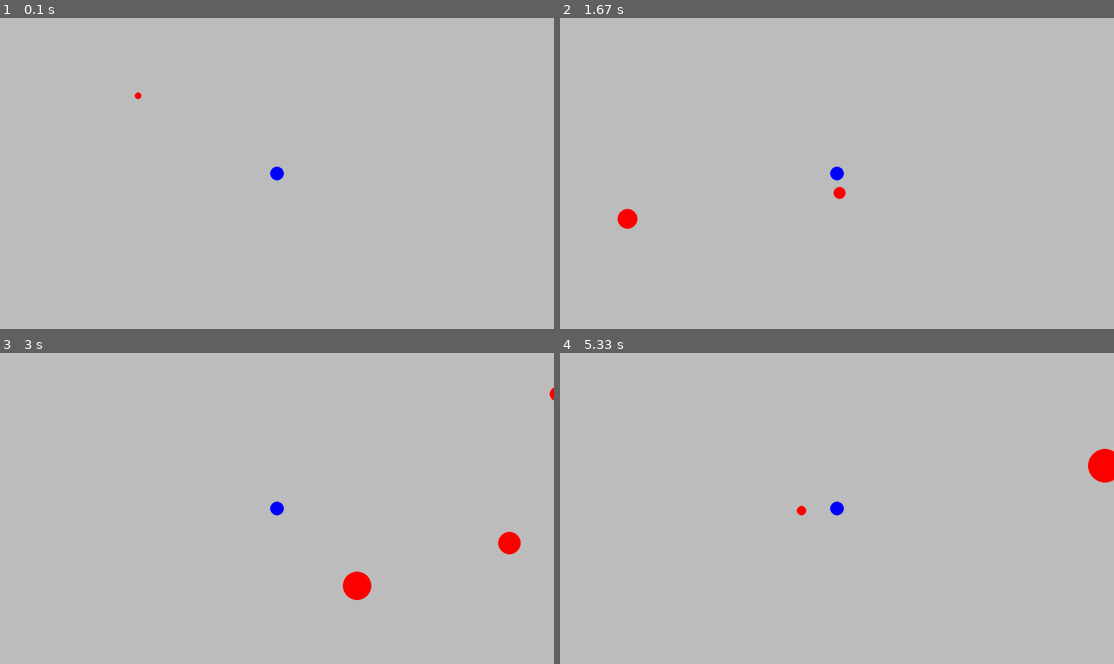
Above: before the commit, frames 1-4 (two rows, left to right).
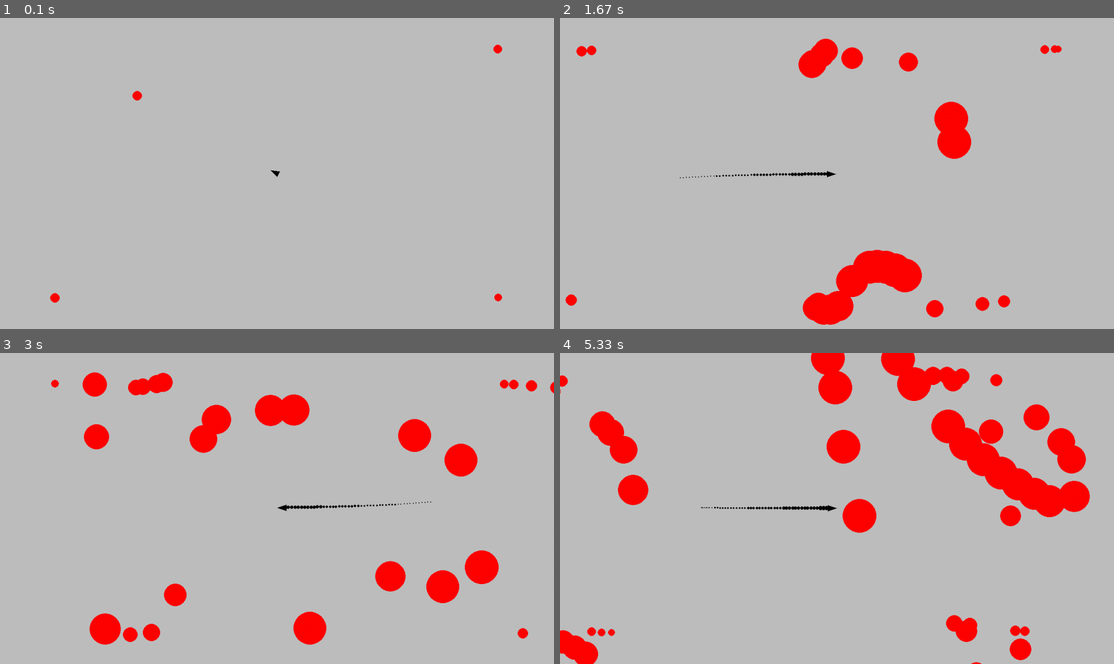
Above: after the commit, the same moments.

Repository: Helix128/PyGameTest
Game: pygame game, started from main.py
Two runs of this game, one before a commit and one after it. Both use one fixed random seed, a clock stepped at 60 frames per second and the inputs below.
Inputs (mouse positions are in pixels of both pictures, inside the frame that each line leads up to):
- Up to frame 1 (0.1 s): no input
- Up to frame 2 (1.67 s): hold D 0.33-0.8 s; move the mouse to (814, 185) at 0.37 s; hold W 0.83-1.13 s; hold D 1.17-1.63 s
- Up to frame 3 (3 s): hold A 1.67-2.2 s; hold S 2.23-2.53 s; hold A 2.57-2.97 s
- Up to frame 4 (5.33 s): hold W 3-3.37 s; hold D 3.4-4.03 s; hold S 4.07-4.43 s; hold A 4.47-4.93 s; hold D from 4.97 s (still down)

The runs differ from the first frame. In frame 1, 0.2% of the frame differs, in the area x 9-91%, y 8-92%; in frame 2, 5.4%; in frame 3, 7.6%; in frame 4, 11%, in the area x 0-100%, y 0-100%.

Commit message:
jueguito exótico

Diff:
--- a/main.py
+++ b/main.py
@@ -1,6 +1,25 @@
 import pygame
 import random
 import math
+import pygame.math
+from pygame.locals import *
+
+import pygame
+from math import sin, cos, pi, radians
+from sys import exit as _exit
+
+def rotate_triangle(center, scale, mouse_pos):
+
+    vMouse  = pygame.math.Vector2(mouse_pos)
+    vCenter = pygame.math.Vector2(center)
+    angle   = pygame.math.Vector2().angle_to(vMouse - vCenter)
+
+    points = [(-0.5, -0.866), (-0.5, 0.866), (2.0, 0.0)]
+    rotated_point = [pygame.math.Vector2(p).rotate(angle) for p in points]
+
+    triangle_points = [(vCenter + p*scale) for p in rotated_point]
+    return triangle_points
+
 
 pygame.init()
 screen = pygame.display.set_mode((1280, 720))
@@ -19,7 +38,20 @@
 directions = [pygame.Vector2(-1,-1)]
 lifetime = [0]
 id = [0]
+cId = 0
 
+pdirection = pygame.Vector2(0,0)
+trails = [pygame.Vector2(screen.get_width(),0)]
+
+px= center.x
+py = center.y
+
+
+speed = 900
+
+respawnTimer = -1
+
+velocity = pygame.Vector2(0,0)
 while running:
 
     for event in pygame.event.get():
@@ -28,28 +60,61 @@
 
 
     screen.fill("gray")
-
-    pygame.draw.circle(screen,"blue",center,16)
-
-    keys = pygame.key.get_pressed()
-    if keys[pygame.K_w]:
-        playerPos.y -= 300 * deltaTime
-    if keys[pygame.K_s]:
-        playerPos.y += 300 * deltaTime
-    if keys[pygame.K_a]:
-        playerPos.x -= 300 * deltaTime
-    if keys[pygame.K_d]:
-        playerPos.x += 300 * deltaTime
+    mouse_position = pygame.mouse.get_pos()
 
 
+    px = pygame.math.lerp(px,center.x+velocity.x*3,min(deltaTime*5,1))
+    py = pygame.math.lerp(py,center.y+velocity.y*3,min(deltaTime*5,1))
+    playerRect = Rect(px,py,9,9)
+    if velocity.x!=0 or velocity.y!=0:
+        pdirection = (center.x-velocity.x*100,center.y-velocity.y*100)
+
+    points = rotate_triangle((px,py), 8, pdirection)
+    oldPos = pygame.Vector2(playerPos.x,playerPos.y)
+    if respawnTimer<=0:
+        pygame.draw.polygon(screen, (0,0,0), points)
+        keys = pygame.key.get_pressed()
+        if keys[pygame.K_w]:
+           playerPos.y -= speed * deltaTime
+        if keys[pygame.K_s]:
+            playerPos.y += speed * deltaTime
+        if keys[pygame.K_a]:
+            playerPos.x -= speed * deltaTime
+        if keys[pygame.K_d]:
+            playerPos.x += speed * deltaTime
+
+    else:
+        respawnTimer-=deltaTime
+    trails.append((playerPos.x+px,playerPos.y+py))
+
+
+    velocity = (oldPos-playerPos)
+
+
+
+    if len(trails)>64:
+        trails.pop(0)
+
+    for z in trails:
+        e = trails.index(z)
+        pygame.draw.circle(screen,"black",z-playerPos,(64-(64-e))/12)
+
     for x in enemies:
+
         i = enemies.index(x)
-        x+=directions[i]*deltaTime
-        directions[i].x+=math.sin(id[i]*0.23+gameTimer)*3
-        directions[i].y+=math.cos(id[i]*0.23+gameTimer)*3
+        x+=directions[i]*deltaTime*24
+        directions[i].x+=math.sin(id[i]*0.1+gameTimer*0.2)*30*deltaTime
+        directions[i].y+=math.cos(id[i]*0.1+gameTimer*0.2)*30*deltaTime
         lifetime[i]+=deltaTime
-        pygame.draw.circle(screen,"red",x-playerPos,8+math.sin(math.radians((lifetime[i]/10)*180))*32)
-        if lifetime[i]>10:
+        epos = x-playerPos
+        escale =max(0,8+math.sin(math.radians((lifetime[i]/5)*360))*32)
+        enemyRect = Rect(epos.x,epos.y,escale,escale)
+        collide = pygame.Rect.colliderect(playerRect,enemyRect)
+        if collide:
+            respawnTimer = 1
+
+        pygame.draw.circle(screen,"red",epos,escale)
+        if lifetime[i]>5:
             directions.pop(i)
             lifetime.pop(i)
             id.pop(i)
@@ -58,15 +123,22 @@
 
     pygame.display.flip()
 
-    deltaTime = clock.tick(60) / 1000
+    deltaTime = clock.tick(144) / 1000
+
+    print(velocity/deltaTime)
     spawnTimer+=deltaTime
     gameTimer+=deltaTime
 
-    if spawnTimer>1:
+    if spawnTimer>0.02:
         spawnTimer=0
-        enemies.append(playerPos+center+pygame.Vector2(random.randrange(120,160)*([-1,1][random.randrange(2)]),random.randrange(70,100)*([-1,1][random.randrange(2)])))
-        directions.append(pygame.Vector2((random.random()*2-1)*512,(random.random()*2-1)*512))
+        pos = playerPos+center+pygame.Vector2(screen.get_width()/2.5*([-1,1][random.randrange(2)]),screen.get_height()/2.5*([-1,1][random.randrange(2)]))
+        enemies.append(pos)
+        npos = pos
+        if pos.length()>0:
+            npos = pos.normalize()
+        directions.append(npos*-1)
         lifetime.append(0)
-        id.append(0)
+        id.append(cId)
+        cId+=1
 
 pygame.quit()
